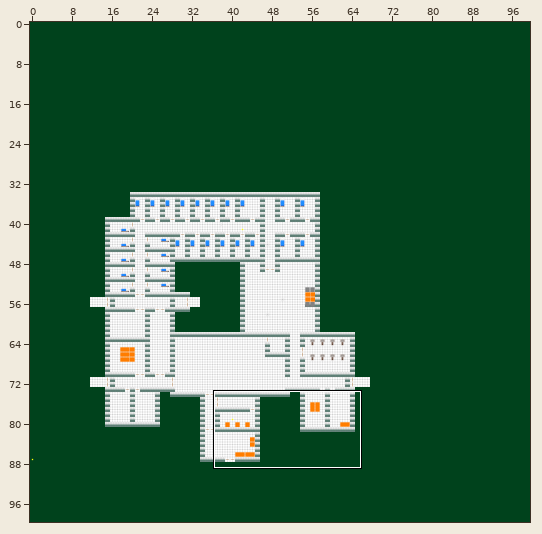
Two versions of a level (Tiled map, ALPHA TEX/world1beta2.tmx). The picture above shows the old version from afar; the outline marks the close-up.
Close-up. As it was:
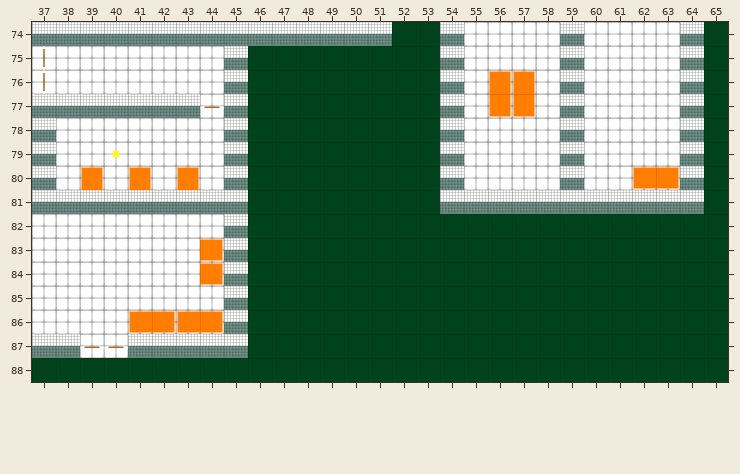
Cells are 64x64 px. Shown: x 37..65, y 74..88. The commit also changed other parts of the map, which this record leaves out.
New version:
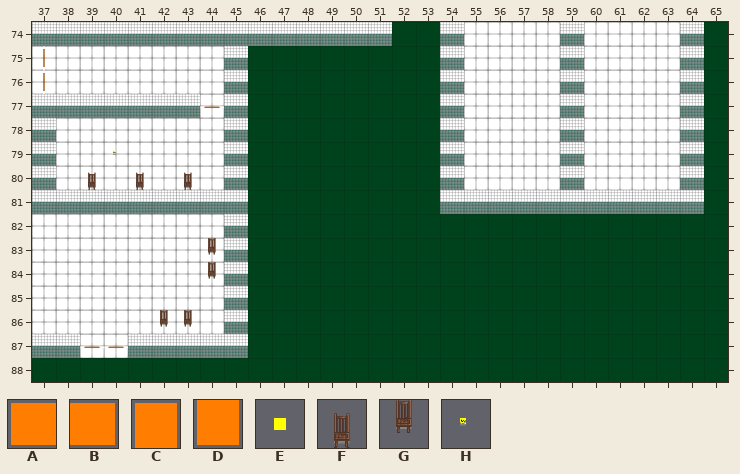
Key: from "alpha_sprite_sheet": A 2, B 3, C 4, D 12, E 16; from "furniture_sheet": F 3, G 7, H 9.
_ is an empty cell.
The edit:
{"where": "layer \"Statiska objekt\""}
{"y":76,"x":56,"old":"CC","new":"__"}
{"y":77,"x":56,"old":"DD","new":"__"}
{"y":80,"x":39,"old":"C","new":"F"}
{"y":80,"x":41,"old":"C","new":"F"}
{"y":80,"x":43,"old":"C","new":"F"}
{"y":80,"x":62,"old":"AB","new":"__"}
{"y":83,"x":44,"old":"B","new":"G"}
{"y":84,"x":44,"old":"B","new":"G"}
{"y":86,"x":41,"old":"ABAB","new":"_GG_"}
{"where": "layer \"notetiles\""}
{"y":79,"x":40,"old":"E","new":"H"}
{"label":"removed","picture_box":[489,71,535,117]}
{"label":"changed","picture_box":[81,151,151,190]}
{"label":"changed","picture_box":[177,167,199,190]}
{"label":"removed","picture_box":[633,167,679,189]}
{"label":"changed","picture_box":[200,238,223,285]}
{"label":"changed","picture_box":[129,310,223,333]}
